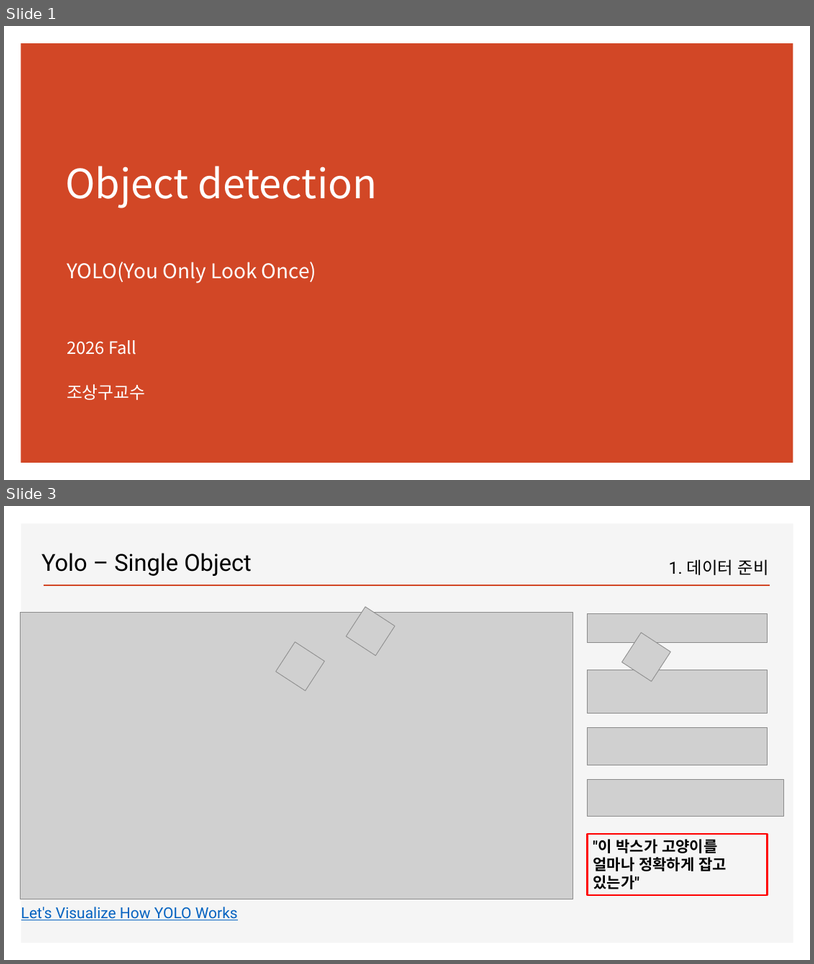
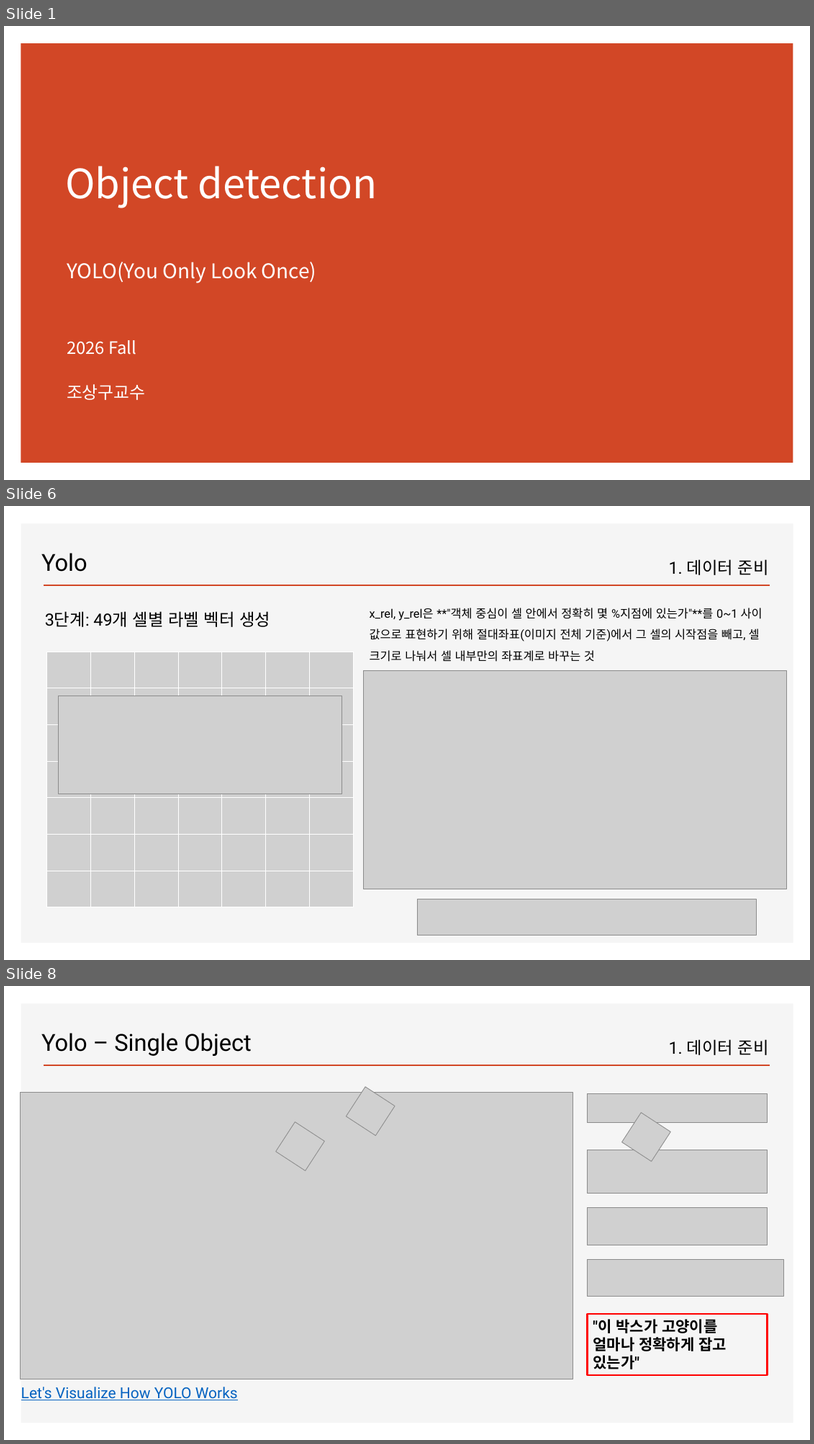
Before and after one commit to ancestor9/2026_Fall_Deep-Learning-with-Python, a slide deck: Chapter 12 Object detection.pptx. Shown one above the other, each under a label of ours: slides 1 and 3 before the commit, slides 1, 6 and 8 after it; the slides between them are not shown. The pictures are 814x964 and 814x1444 pixels, drawn with LibreOffice and Linux fonts; fonts in the diff are those of the drawing; grey boxes stand for pictures; background and template pictures are left out. Boxes give left, top, right and bottom in pixels: in the first picture for what was removed or moved away, otherwise in the second. Text is boxed around its words. In the diff, an @@ line names an element or a change of style, - is before the commit and + after.

```diff
--- a/Chapter 12 Object detection.pptx
+++ b/Chapter 12 Object detection.pptx
@@ slide 6 added at bbox=[4, 506, 810, 960], background #FFFFFF; not listed: 2 template elements that a slide beside it also shows @@
@@ text added at bbox=[41, 553, 88, 572], 28 pt, text #000000 @@
+Yolo
@@ text added at bbox=[669, 559, 769, 575], 20 pt, text #000000 @@
+1. 데이터 준비
@@ text added at bbox=[45, 611, 270, 627], 20 pt, text #000000 @@
+3단계: 49개 셀별 라벨 벡터 생성
@@ text added at bbox=[370, 608, 763, 662], 14 pt, text #000000 @@
+x_rel, y_rel은 **"객체 중심이 셀 안에서 정확히 몇 %지점에 있는가"**를 0~1 사이 값으로 표현하기 위해 절대좌표(이미지 전체 기준)에서 그 셀의 시작점을 빼고, 셀 크기로 나눠서 셀 내부만의 좌표계로 바꾸는 것
@@ picture added at bbox=[47, 651, 353, 907] @@
@@ table added at bbox=[47, 651, 352, 907], 7 rows, 7 columns @@
+ |  |  |  |  |  | 
+ |  |  |  |  |  | 
+ |  |  |  |  |  | 
+ |  |  |  |  |  | 
+ |  |  |  |  |  | 
+ |  |  |  |  |  | 
+ |  |  |  |  |  | 
@@ picture added at bbox=[363, 670, 787, 888] @@
@@ picture added at bbox=[58, 696, 342, 793] @@
@@ picture added at bbox=[417, 898, 756, 935] @@
@@ what was slide 3 is now slide 8 @@
```
Also in this commit, not shown: 2 slides changed, 4 other slides added.
